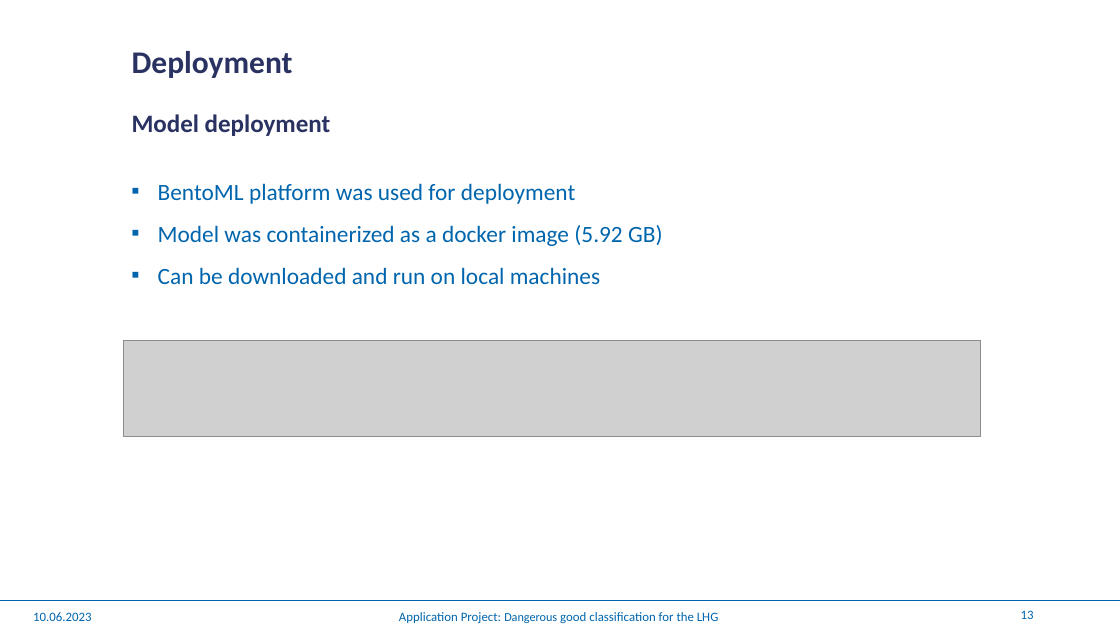
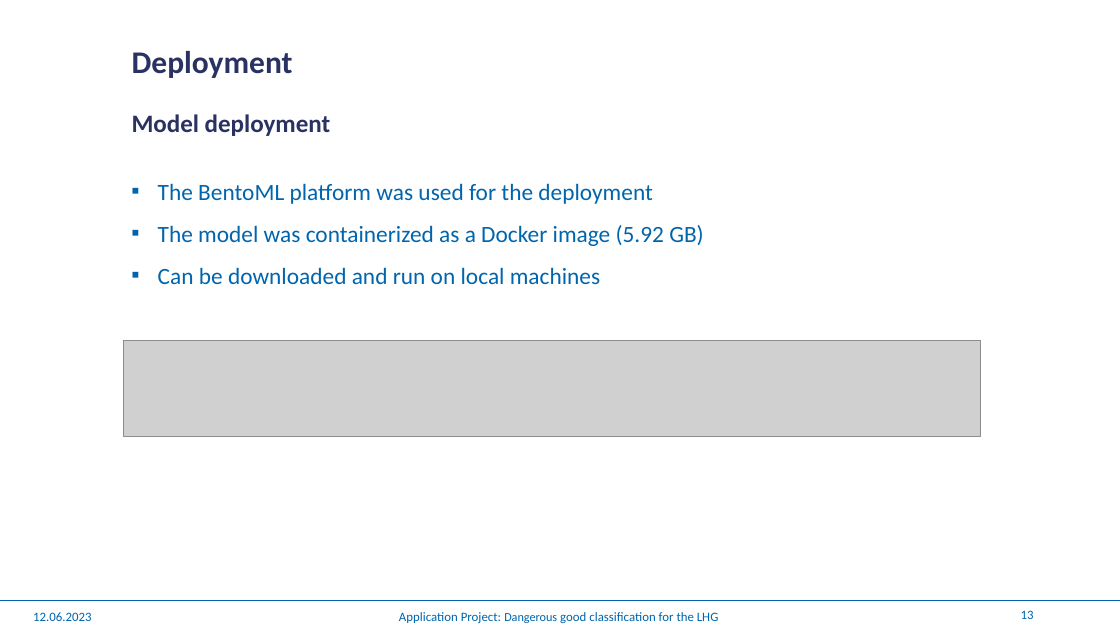
Before and after one commit to winterForestStump/application_project, a slide deck: slide 13 of Application Project.pptx. Drawn at 1120x630 pixels with LibreOffice and Linux fonts; fonts in the diff are those of the drawing; grey boxes stand for pictures; background and template pictures are left out. Boxes give left, top, right and bottom in pixels: in the first picture for what was removed or moved away, otherwise in the second. Text is boxed around its words. In the diff, an @@ line names an element or a change of style, - is before the commit and + after.

```diff
--- a/Application Project.pptx
+++ b/Application Project.pptx
@@ text at (158, 183, 703, 246): text changed @@
-▪ BentoML platform was used for deployment
-▪ Model was containerized as a docker image (5.92 GB)
+▪ The BentoML platform was used for the deployment
+▪ The model was containerized as a Docker image (5.92 GB)
@@ text at (33, 612, 92, 621): text changed @@
-10.06.2023
+12.06.2023
```
Also in this commit, not shown: 13 other slides changed, 2 slides added.
